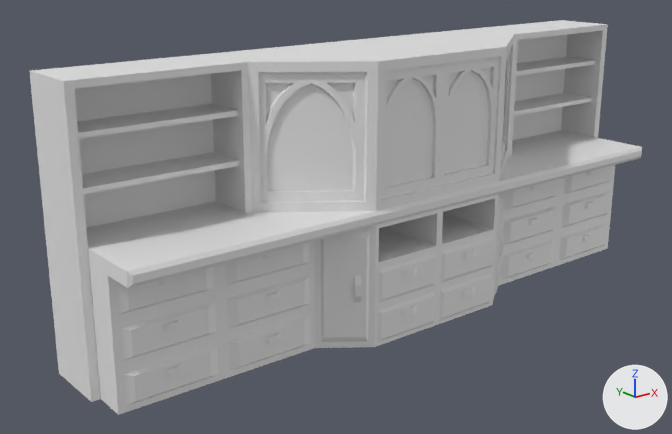
Before and after pictures for a commit that changed the Blender file Models/Towers/Blenderfile/Shelf_Bookcase_3.blend.
Before and after are seen from a 50 mm camera at (-4.56, -5.01, 2.83) aimed at (-0.39, 0.2, 0.75). Lighting does not change. The marker at lower right points along +X, +Y and +Z.

The first picture shows 'Bookcase_3', 'Windhooos'.
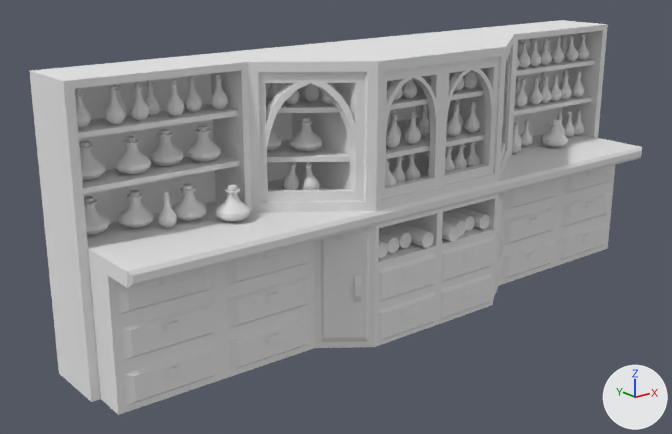
Patch to the scene script:
```diff
--- a/Models/Towers/Blenderfile/Shelf_Bookcase_3.blend.py
+++ b/Models/Towers/Blenderfile/Shelf_Bookcase_3.blend.py
@@ mat_bookcase_3m @@
+mat_bookcase_3m = diffuse_material('Bookcase_3M')
+mat_bookcase_3m.base_color = (0.8, 0.8, 0.8)  # white #e7e7e7
@@ mat_book_scrollsm @@
+mat_book_scrollsm = diffuse_material('Book&ScrollsM')
+mat_book_scrollsm.base_color = (0.8, 0.8, 0.8)  # white #e7e7e7
@@ me_bookcase_3 @@
 # used by ob_bookcase_3; location = (0.0, 0.0, 0.0)
-me_bookcase_3.from_pydata(...)  # 606 vertices, 592 faces; spans x -2.5..0.0, y -0.53..0.5, z 0.0..2.0
+me_bookcase_3.from_pydata(...)  # 1150 vertices, 1152 faces; spans x -2.5..2.5, y -0.53..0.5, z 0.0..2.0
+# me_bookcase_3 part 1: the loose piece of 60 vertices spanning x -1.22..-0.66, y -0.43..0.04, z 1.07..1.93 is copied, and the copy is mirrored in x about the mesh origin, in mat_bookcase_3m (white #e7e7e7); it spans x 0.66..1.22, y -0.43..0.04, z 1.07..1.93
+# me_bookcase_3 part 2: 2 vertices moved from x 0.0, y 0.0..0.38, z 0.0 to x 0.61..0.88, y 0.5, z 0.0; 9 vertices removed from x -2.44..0.0, y -0.25..0.38, z 0.0; 493 vertices added at x 0.03..2.5, y -0.53..0.5, z 0.0..2.0
+me_bookcase_3.materials.append(mat_bookcase_3m)  # white #e7e7e7
@@ me_book_scrolls @@
+me_book_scrolls.from_pydata(...)  # 10872 vertices, 11568 faces; spans x -3.02..1.81, y 0.27..1.16, z -2.23..-0.94
+me_book_scrolls.polygons.foreach_set('use_smooth', [True] * 11568)
+me_book_scrolls.materials.append(mat_book_scrollsm)  # white #e7e7e7
@@ ob_windhooos @@
-ob_windhooos = bpy.data.objects.new('Windhooos', me_windows)
-ob_windhooos.location = (0.0, 0.0, 0.0)
-_m = ob_windhooos.modifiers.new('Mirror', 'MIRROR')
@@ ob_bookcase_3 @@
 ob_bookcase_3.location = (0.0, 0.0, 0.0)
-_m = ob_bookcase_3.modifiers.new('Mirror', 'MIRROR')
@@ ob_potions_scrolls @@
+ob_potions_scrolls = bpy.data.objects.new('Potions&Scrolls', me_book_scrolls)
+ob_potions_scrolls.location = (0.614, -0.795, 2.861)
```

Changed parts and their boxes [x1, y1, x2, y2] in the pictures (672 x 434 px):
'Potions&Scrolls', added: after [75, 34, 589, 259]
'Windhooos', deleted: before [265, 67, 505, 191]
part 1 of me_bookcase_3, added: after [501, 48, 511, 159]
part 2 of me_bookcase_3, built on: after [355, 20, 642, 325]
